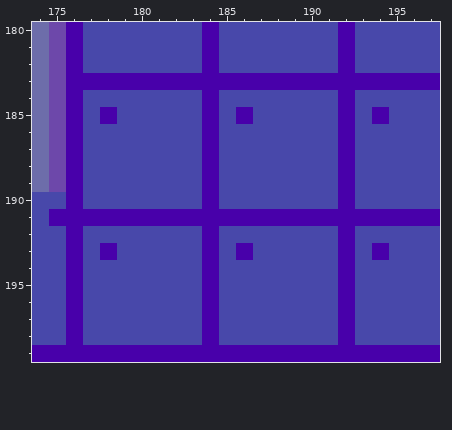
File history of a pixel-art file, aseprite work/level 13.aseprite. This is how it looked before the edit.
256x256 pixels, 1 frame. Shown: x 174..197, y 180..199. The commit also changed other parts of the picture, which this record leaves out.
New version:
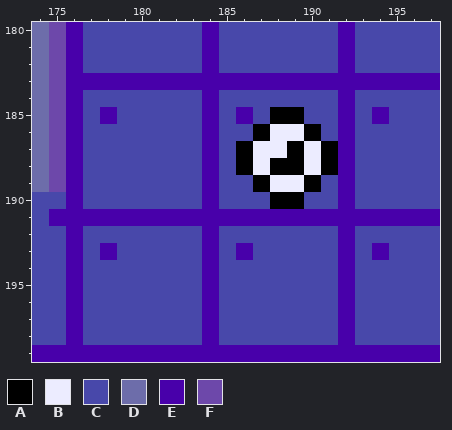
Palette (. is transparent): A #000000  B #ececff  C #4848aa  D #6d6daa  E #4800aa  F #6d48aa
Difference:
{"where": "layer \"Tilemap 1\""}
{"y":185,"x":188,"old":"CC","new":"AA"}
{"y":186,"x":187,"old":"CCCC","new":"ABBA"}
{"y":187,"x":186,"old":"CCCCCC","new":"ABBABA"}
{"y":188,"x":186,"old":"CCCCCC","new":"ABAABA"}
{"y":189,"x":187,"old":"CCCC","new":"ABBA"}
{"y":190,"x":188,"old":"CC","new":"AA"}
